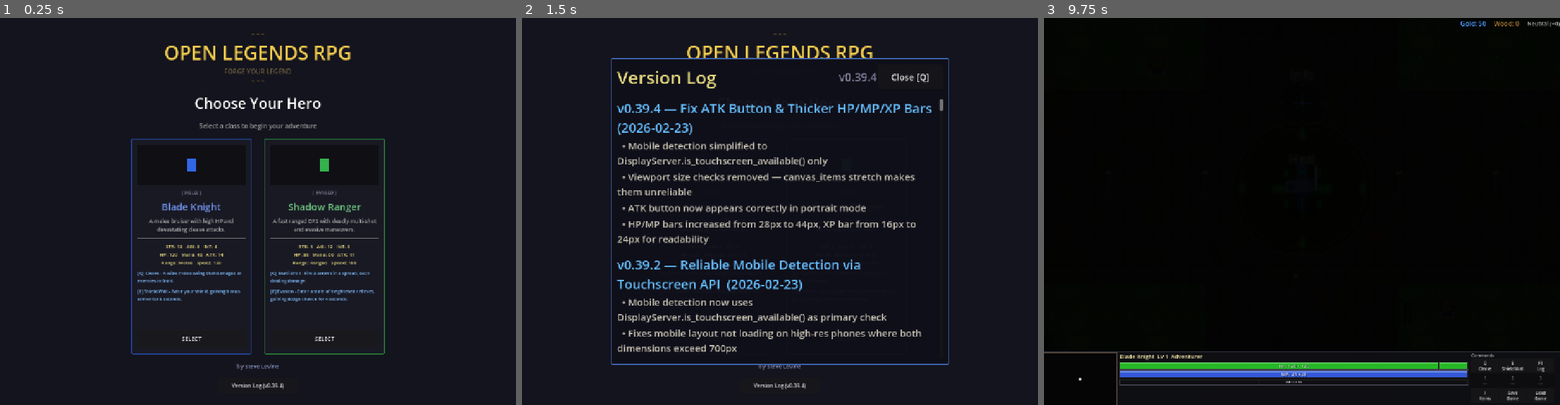
Above: before the commit, frames 1-3 (left to right).
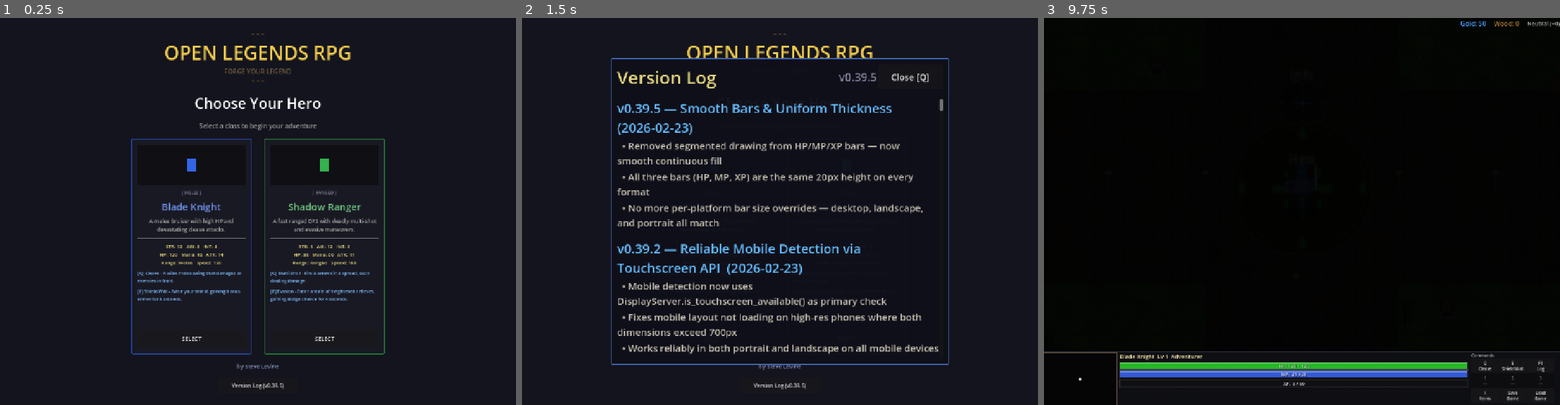
Above: after the commit, the same moments.

Repository: slxny/legends-open-rpg
Game: Godot game, scene res://scenes/main.tscn
Same seed, same stepped clock (60 frames per second), same inputs: the game is played once before the commit and once after it.
Inputs (mouse positions are in pixels of both pictures, inside the frame that each line leads up to):
- Up to frame 1 (0.25 s): no input
- Up to frame 2 (1.5 s): click "Version Log (v0.39.4)" (after the commit: "Version Log (v0.39.5)") at 0.5 s; click "SELECT" at 1.25 s
- Up to frame 3 (9.75 s): click "SELECT" at 2 s; tap Enter at 2.75, 4.25, 5.75 s; move the mouse to (1415, 192) at 2.77 s; hold D (move_right) 2.78-3.5 s; hold Q (ability_1) 2.78-3.5 s; click (1415, 192) at 2.92 s; tap Space (attack) at 3.5, 6.5 s; drag from (1198, 230) to (1276, 288) at 3.52 s; move the mouse to (1353, 126) at 4.27 s; hold D (move_right) 4.28-5 s; hold Space (attack) 4.28-5 s; drag from (1276, 288) to (1147, 153) at 5.02 s; move the mouse to (1456, 269) at 5.77 s; hold A (move_left) 5.78-6.5 s; tap 1 at 5.85 s; drag from (1147, 153) to (1224, 114) at 6.52 s; move the mouse to (1327, 211) at 7.27 s; hold S (move_down) 7.28-8 s; tap 3 at 7.35 s; click (1327, 211) at 7.42 s; drag from (1224, 114) to (1198, 230) at 8.02 s; move the mouse to (1415, 192) at 8.77 s; hold W (move_up) 8.78-9.5 s; hold Q (ability_1) 8.78-9.5 s; drag from (1198, 230) to (1276, 288) at 9.52 s

The runs differ from the first frame. In frame 1, less than 0.1% of the frame differs, in the area x 54-55%, y 94-96%; in frame 2, 8.4%, in the area x 18-81%, y 14-96%; in frame 3, 0.3%.

Commit message:
Remove bar segments and unify bar thickness across all formats
Bars are now smooth continuous fills — no more vertical black segment
lines. All three bars (HP, MP, XP) are 20px on every format (desktop,
mobile landscape, mobile portrait). Removed segment_count export,
_is_mobile/_label_settings from sc_bar.gd, and all per-platform
custom_minimum_size overrides from hud.gd.

https://claude.ai/code/session_017og7U6vscobkg1TanUuk76

Diff:
--- a/scenes/player/player.gd
+++ b/scenes/player/player.gd
@@ -1644,7 +1644,7 @@
 	_mobile_atk_btn.size = Vector2(btn_size, btn_size)
 	# Position: lower-right, above the HUD bottom panel
 	var margin_right = 30 if is_landscape else 40
-	var margin_bottom = 100 if is_landscape else 160
+	var margin_bottom = 100 if is_landscape else 110
 	_mobile_atk_btn.position = Vector2(vp_size.x - btn_size - margin_right, vp_size.y - btn_size - margin_bottom)
 	_mobile_atk_btn.modulate = Color(1.0, 1.0, 1.0, 0.8)
 
--- a/scenes/ui/changelog_dialog.gd
+++ b/scenes/ui/changelog_dialog.gd
@@ -9,18 +9,17 @@
 var _is_visible: bool = false
 var _is_mobile: bool = false
 
-const GAME_VERSION := "v0.39.4"
+const GAME_VERSION := "v0.39.5"
 
 const CHANGELOG: Array[Dictionary] = [
 	{
-		"version": "v0.39.4",
-		"title": "Fix ATK Button & Thicker HP/MP/XP Bars",
-		"date": "2026-02-23",
-		"entries": [
-			"Mobile detection simplified to DisplayServer.is_touchscreen_available() only",
-			"Viewport size checks removed — canvas_items stretch makes them unreliable",
-			"ATK button now appears correctly in portrait mode",
-			"HP/MP bars increased from 28px to 44px, XP bar from 16px to 24px for readability",
+		"version": "v0.39.5",
+		"title": "Smooth Bars & Uniform Thickness",
+		"date": "2026-02-23",
+		"entries": [
+			"Removed segmented drawing from HP/MP/XP bars — now smooth continuous fill",
+			"All three bars (HP, MP, XP) are the same 20px height on every format",
+			"No more per-platform bar size overrides — desktop, landscape, and portrait all match",
 		]
 	},
 	{
--- a/scenes/ui/hud.gd
+++ b/scenes/ui/hud.gd
@@ -94,15 +94,11 @@
 		level_label.visible = false
 
 		# Compact bottom panel: just HP/MP/XP bars + CMD button
-		var bar_h = 44
-		var xp_h = 24
-		var panel_h = bar_h * 2 + xp_h + 14  # ~126px
+		# Bar heights stay at the scene default (20px each) for consistency
+		var bar_h = 20
+		var panel_h = bar_h * 3 + 14  # 3 equal bars + spacing = ~74px
 		bottom_panel.offset_top = -panel_h
 		bottom_hbox.add_theme_constant_override("separation", 4)
-
-		hp_bar.custom_minimum_size.y = bar_h
-		mana_bar.custom_minimum_size.y = bar_h
-		xp_bar.custom_minimum_size.y = xp_h
 		unit_info.add_theme_constant_override("separation", 2)
 
 		# Add a CMD button inside the bottom bar to open the commands overlay
@@ -119,17 +115,15 @@
 		_build_cmd_overlay()
 		return
 
-	# ── LANDSCAPE: ultra-compact strip (unchanged) ──
-	bottom_panel.offset_top = -36
+	# ── LANDSCAPE: compact strip, same bar heights as desktop ──
+	var bar_h_ls = 20
+	var panel_h_ls = bar_h_ls * 3 + 10  # 3 equal bars + spacing = ~70px
+	bottom_panel.offset_top = -panel_h_ls
 	bottom_hbox.add_theme_constant_override("separation", 2)
 
 	minimap.visible = false
-
 	level_label.visible = false
-	hp_bar.custom_minimum_size.y = 8
-	mana_bar.custom_minimum_size.y = 8
-	xp_bar.custom_minimum_size.y = 3
-	unit_info.add_theme_constant_override("separation", 0)
+	unit_info.add_theme_constant_override("separation", 1)
 
 	command_card.custom_minimum_size.x = 160
 	command_label.visible = false
@@ -803,7 +797,7 @@
 	var is_landscape_hint = vp_size_hint.x > vp_size_hint.y
 	var bottom_offset = -125.0
 	if _is_mobile:
-		bottom_offset = -46.0 if is_landscape_hint else -140.0
+		bottom_offset = -80.0 if is_landscape_hint else -90.0
 	_hint_panel.position = Vector2((screen_w - panel_w) / 2.0, bottom_offset - _hint_panel.size.y - 10)
 
 	# Fade in
--- a/scenes/ui/hud.tscn
+++ b/scenes/ui/hud.tscn
@@ -89,7 +89,7 @@
 
 [node name="XPBar" type="Control" parent="BottomPanel/HBox/UnitInfo"]
 layout_mode = 2
-custom_minimum_size = Vector2(0, 14)
+custom_minimum_size = Vector2(0, 20)
 script = ExtResource("3_scbar")
 bar_mode = 2
 show_label = true
--- a/scripts/ui/sc_bar.gd
+++ b/scripts/ui/sc_bar.gd
@@ -1,27 +1,13 @@
 extends Control
 class_name SCBar
 
-## SC:BW-style segmented health/mana/xp bar.
-## Draws discrete block segments that change color based on fill %.
+## Smooth health/mana/xp bar with color based on fill %.
 
 @export var max_val: float = 100.0
 @export var current_val: float = 100.0
 @export var bar_mode: int = 0  # 0 = HP (green/yellow/red), 1 = mana (blue), 2 = XP (purple)
-@export var segment_count: int = 0  # 0 = auto-calculate from max_val
 @export var show_label: bool = true
 @export var label_text: String = ""
-
-var _label_settings: LabelSettings = null
-var _is_mobile: bool = false
-
-func _ready() -> void:
-	var vp_size = get_viewport().get_visible_rect().size
-	_is_mobile = DisplayServer.is_touchscreen_available()
-	_label_settings = LabelSettings.new()
-	_label_settings.font_size = 32 if _is_mobile else 13
-	_label_settings.font_color = Color(0.95, 0.95, 0.95)
-	_label_settings.outline_size = 4 if _is_mobile else 2
-	_label_settings.outline_color = Color(0, 0, 0)
 
 func set_value(current: float, maximum: float) -> void:
 	if current_val == current and max_val == maximum:
@@ -46,38 +32,22 @@
 		return
 
 	var ratio = clampf(current_val / max_val, 0.0, 1.0)
+	var bar_color = _get_bar_color(ratio)
 
-	# Determine segment count
-	var segs = segment_count
-	if segs <= 0:
-		segs = clampi(int(max_val / 10.0), 4, 40)
+	# Filled portion — smooth, no segments
+	if ratio > 0.0:
+		var fill_w = inner_size.x * ratio
+		var fill_rect = Rect2(inner_pos, Vector2(fill_w, inner_size.y))
+		draw_rect(fill_rect, bar_color)
+		# Highlight strip on top 30% for depth
+		var hl_rect = Rect2(inner_pos, Vector2(fill_w, max(1, inner_size.y * 0.3)))
+		draw_rect(hl_rect, bar_color.lightened(0.25))
 
-	var seg_gap = 1.0
-	var total_gaps = (segs - 1) * seg_gap
-	var seg_width = (inner_size.x - total_gaps) / float(segs)
-	if seg_width < 2.0:
-		seg_width = 2.0
-		segs = int((inner_size.x + seg_gap) / (seg_width + seg_gap))
-
-	var filled_segs = int(ceil(ratio * segs))
-
-	# Get bar color based on mode and fill ratio
-	var bar_color = _get_bar_color(ratio)
-	var bar_color_dark = bar_color.darkened(0.3)
-
-	for i in range(segs):
-		var seg_x = inner_pos.x + i * (seg_width + seg_gap)
-		var seg_rect = Rect2(Vector2(seg_x, inner_pos.y), Vector2(seg_width, inner_size.y))
-
-		if i < filled_segs:
-			# Filled segment — slight gradient (top lighter)
-			draw_rect(seg_rect, bar_color)
-			# Highlight on top pixel row
-			var highlight_rect = Rect2(seg_rect.position, Vector2(seg_rect.size.x, max(1, seg_rect.size.y * 0.3)))
-			draw_rect(highlight_rect, bar_color.lightened(0.25))
-		else:
-			# Empty segment — very dark
-			draw_rect(seg_rect, Color(0.06, 0.06, 0.08))
+	# Empty portion
+	if ratio < 1.0:
+		var empty_x = inner_pos.x + inner_size.x * ratio
+		var empty_w = inner_size.x * (1.0 - ratio)
+		draw_rect(Rect2(Vector2(empty_x, inner_pos.y), Vector2(empty_w, inner_size.y)), Color(0.06, 0.06, 0.08))
 
 	# Label overlay — font auto-scales to bar height
 	if show_label and not label_text.is_empty():
@@ -86,7 +56,6 @@
 		var text_width = font.get_string_size(label_text, HORIZONTAL_ALIGNMENT_CENTER, -1, font_size).x
 		var x_pos = (bar_size.x - text_width) / 2.0
 		var y_pos = bar_size.y / 2.0 + font_size / 2.0 - 1
-		# Shadow for readability
 		draw_string(font, Vector2(x_pos + 1, y_pos + 1), label_text, HORIZONTAL_ALIGNMENT_LEFT, -1, font_size, Color(0, 0, 0, 0.7))
 		draw_string(font, Vector2(x_pos, y_pos), label_text, HORIZONTAL_ALIGNMENT_LEFT, -1, font_size, Color(0.95, 0.95, 0.95))
 
